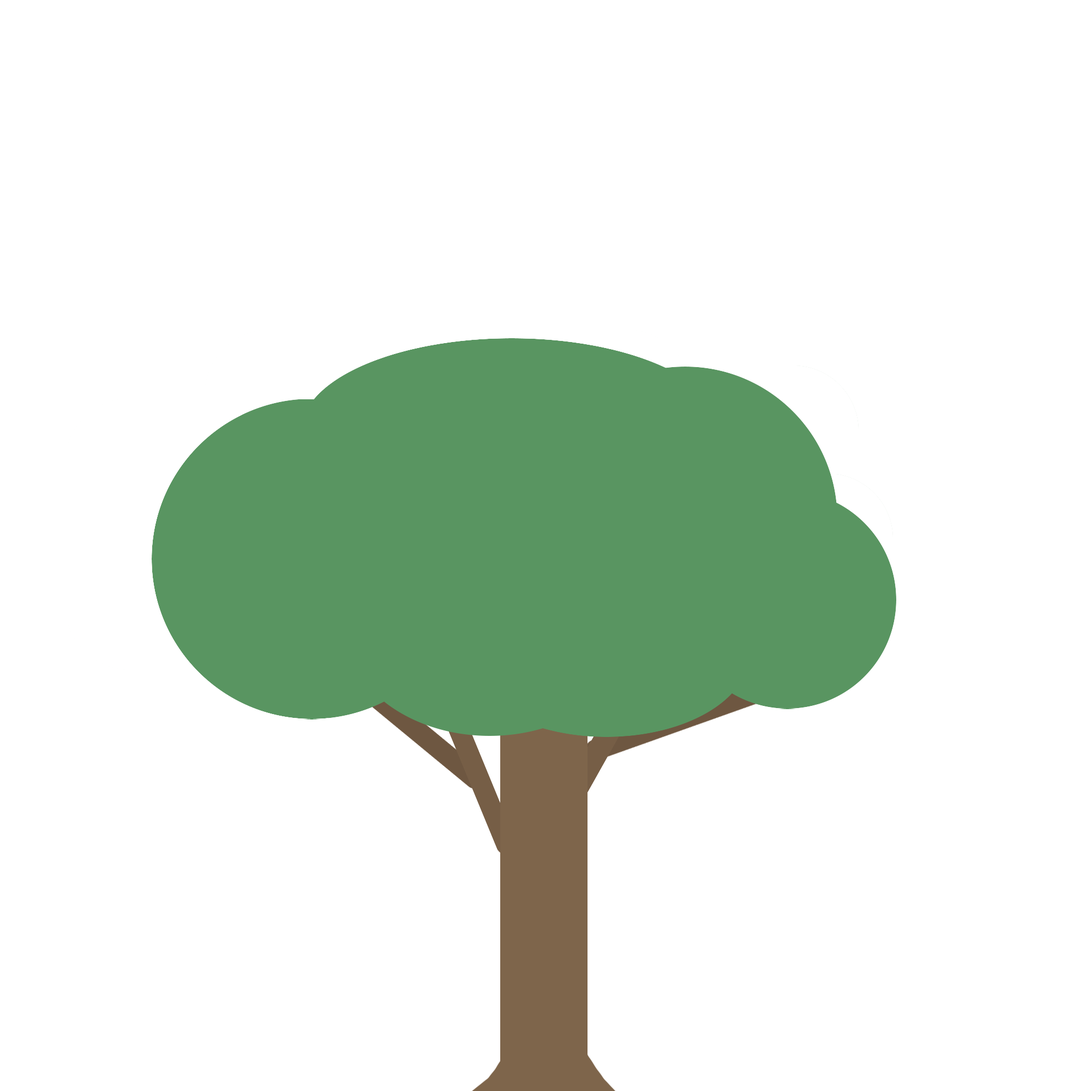
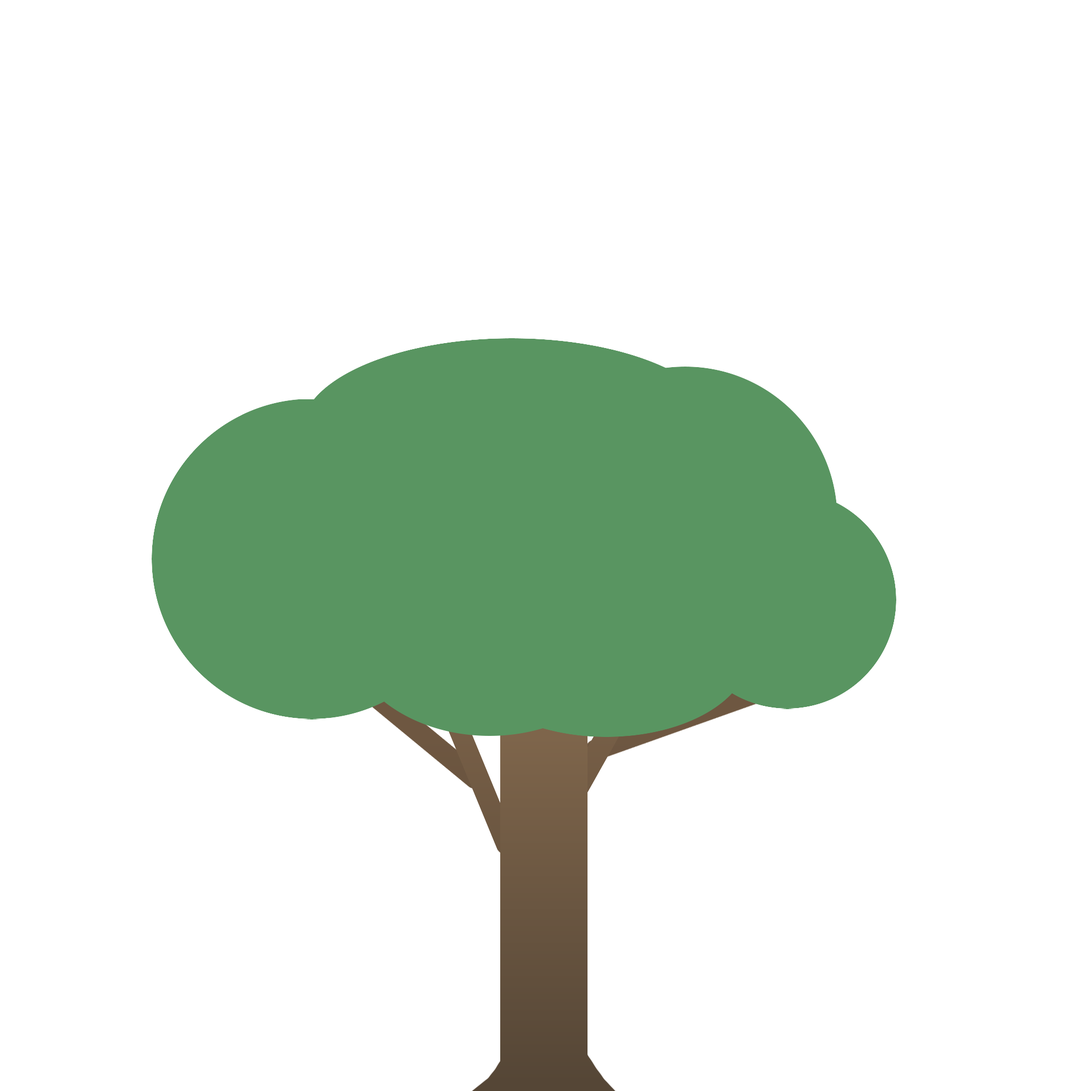
Two versions of the same layered image (1091 × 1091). Layer-by-layer changes:
painted on "Layer 11" over [732, 474, 897, 710]
painted on "Layer 8" over [796, 365, 860, 518]
added layer "Paint Layer 16" above "Layer 2" over [448, 757, 617, 1091]
moved "Layer 3" above "Layer 5" over [472, 1029, 617, 1091]
